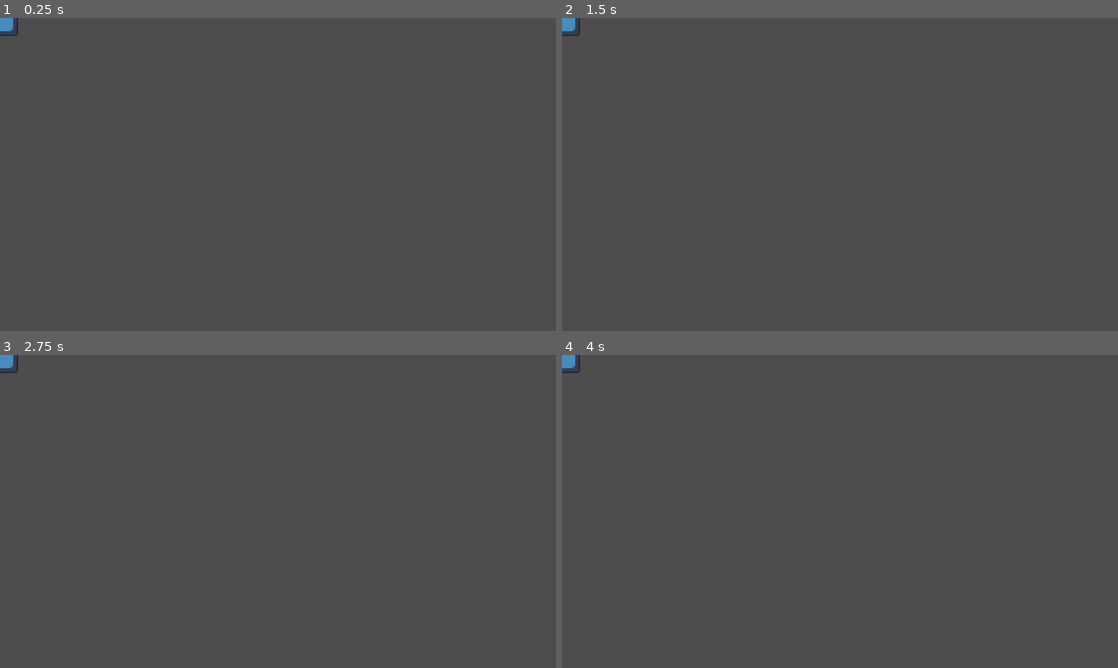
Above: before the commit, frames 1-4 (two rows, left to right).
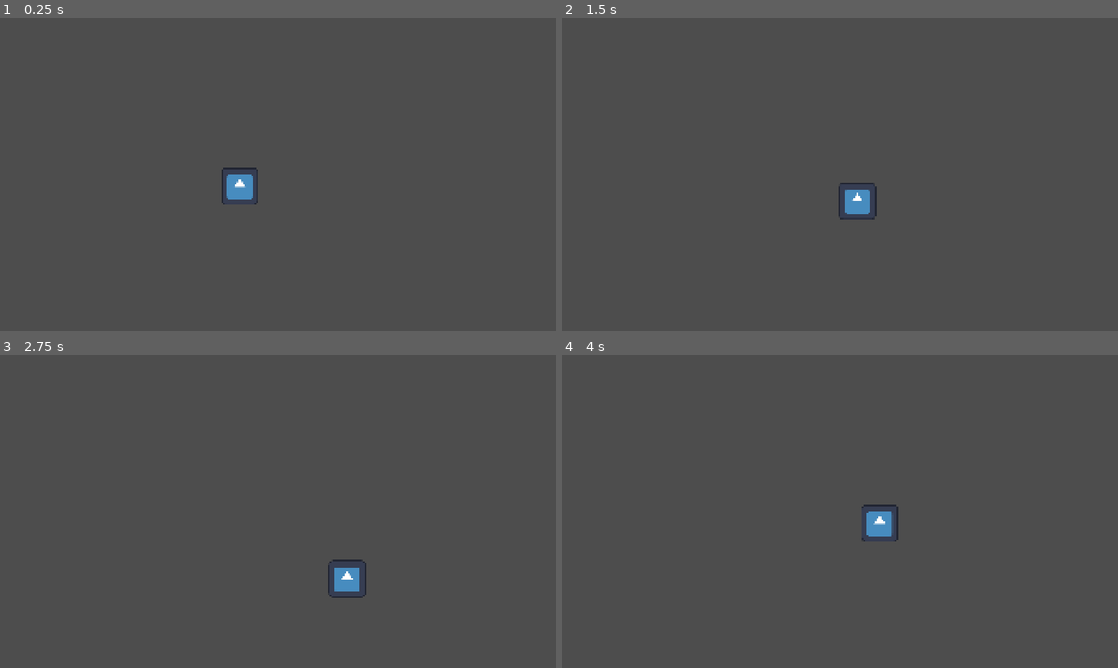
Above: after the commit, the same moments.

Repository: squarepear/ggj-26
Game: Godot game, scene res://world/world.tscn
The game is run twice, just before and just after one commit, with the same random seed, the same clock (stepped at 60 frames per second) and the same inputs. Before the commit the project starts from res://player/player.tscn. The engine's default icon, where the game draws it, is replaced by a stand-in: a white triangle on a blue panel in a dark square.
Inputs:
- Up to frame 1 (0.25 s): no input
- Up to frame 2 (1.5 s): tap Enter at 0.5 s; hold D (move_right, bound only after the commit) 0.53-1.28 s; hold S (move_down, bound only after the commit) from 1.28 s (still down)
- Up to frame 3 (2.75 s): release S (move_down, bound only after the commit) at 2.03 s; hold D (move_right, bound only after the commit) from 2.03 s (still down)
- Up to frame 4 (4 s): release D (move_right, bound only after the commit) at 2.78 s; hold W (move_up, bound only after the commit) 2.78-3.53 s; hold A (move_left, bound only after the commit) from 3.53 s (still down)

The runs differ from the first frame. In frame 1, 0.6% of the frame differs, in the area x 0-47%, y 0-60%; in frame 2, 0.6%, in the area x 0-57%, y 0-65%; in frame 3, 0.6%; in frame 4, 0.6%.

Commit message:
Add player movement

Diff:
--- /dev/null
+++ b/project/component/input_component.gd
@@ -0,0 +1,8 @@
+class_name InputComponent
+extends Node
+
+var dir: Vector2
+
+
+func apply_inputs() -> void:
+	dir = Input.get_vector("move_left", "move_right", "move_up", "move_down")
--- /dev/null
+++ b/project/component/movement_component.gd
@@ -0,0 +1,16 @@
+class_name MovementCompenent
+extends Node
+
+@export var _body: CharacterBody2D
+
+var _dir := Vector2.ZERO
+var _speed := 256.0
+
+
+func set_dir(new_dir: Vector2) -> void:
+	_dir = new_dir
+
+
+func update() -> void:
+	_body.velocity = _dir * _speed
+	_body.move_and_slide()
--- /dev/null
+++ b/project/player/player.gd
@@ -0,0 +1,10 @@
+extends CharacterBody2D
+
+@onready var _input_component: InputComponent = $InputComponent
+@onready var _movement_compenent: MovementCompenent = $MovementCompenent
+
+func _physics_process(_delta: float) -> void:
+	_input_component.apply_inputs()
+
+	_movement_compenent.set_dir(_input_component.dir)
+	_movement_compenent.update()
--- a/project/player/player.tscn
+++ b/project/player/player.tscn
@@ -1,15 +1,28 @@
 [gd_scene format=3 uid="uid://bplp01ylsndtr"]
 
 [ext_resource type="Texture2D" uid="uid://c25jdqg3rjnyy" path="res://icon.svg" id="1_oul6g"]
+[ext_resource type="Script" uid="uid://b3cw2fpnyxy3d" path="res://player/player.gd" id="1_yw30f"]
+[ext_resource type="Script" uid="uid://dfu1hk8ne0eau" path="res://component/movement_component.gd" id="2_rkbax"]
+[ext_resource type="Script" uid="uid://dhru0yrcpyree" path="res://component/input_component.gd" id="4_qjkh3"]
 
 [sub_resource type="CircleShape2D" id="CircleShape2D_kqu6x"]
 radius = 64.0
 
 [node name="Player" type="CharacterBody2D" unique_id=1847389676]
 motion_mode = 1
+script = ExtResource("1_yw30f")
 
 [node name="CollisionShape2D" type="CollisionShape2D" parent="." unique_id=1126802158]
 shape = SubResource("CircleShape2D_kqu6x")
 
 [node name="Sprite2D" type="Sprite2D" parent="." unique_id=352353292]
 texture = ExtResource("1_oul6g")
+
+[node name="MovementCompenent" type="Node" parent="." unique_id=1891422578 node_paths=PackedStringArray("_body")]
+script = ExtResource("2_rkbax")
+_body = NodePath("..")
+metadata/_custom_type_script = "uid://dfu1hk8ne0eau"
+
+[node name="InputComponent" type="Node" parent="." unique_id=335590015]
+script = ExtResource("4_qjkh3")
+metadata/_custom_type_script = "uid://dhru0yrcpyree"
--- a/project/project.godot
+++ b/project/project.godot
@@ -11,7 +11,7 @@
 [application]
 
 config/name="ggj-26"
-run/main_scene="uid://bplp01ylsndtr"
+run/main_scene="uid://dv6lho1oy2gt8"
 config/features=PackedStringArray("4.6", "GL Compatibility")
 config/icon="res://icon.svg"
 
@@ -20,6 +20,29 @@
 window/size/viewport_width=1920
 window/size/viewport_height=1080
 window/stretch/mode="canvas_items"
+
+[input]
+
+move_up={
+"deadzone": 0.2,
+"events": [Object(InputEventKey,"resource_local_to_scene":false,"resource_name":"","device":-1,"window_id":0,"alt_pressed":false,"shift_pressed":false,"ctrl_pressed":false,"meta_pressed":false,"pressed":false,"keycode":0,"physical_keycode":87,"key_label":0,"unicode":119,"location":0,"echo":false,"script":null)
+]
+}
+move_left={
+"deadzone": 0.2,
+"events": [Object(InputEventKey,"resource_local_to_scene":false,"resource_name":"","device":-1,"window_id":0,"alt_pressed":false,"shift_pressed":false,"ctrl_pressed":false,"meta_pressed":false,"pressed":false,"keycode":0,"physical_keycode":65,"key_label":0,"unicode":97,"location":0,"echo":false,"script":null)
+]
+}
+move_down={
+"deadzone": 0.2,
+"events": [Object(InputEventKey,"resource_local_to_scene":false,"resource_name":"","device":-1,"window_id":0,"alt_pressed":false,"shift_pressed":false,"ctrl_pressed":false,"meta_pressed":false,"pressed":false,"keycode":0,"physical_keycode":83,"key_label":0,"unicode":115,"location":0,"echo":false,"script":null)
+]
+}
+move_right={
+"deadzone": 0.2,
+"events": [Object(InputEventKey,"resource_local_to_scene":false,"resource_name":"","device":-1,"window_id":0,"alt_pressed":false,"shift_pressed":false,"ctrl_pressed":false,"meta_pressed":false,"pressed":false,"keycode":0,"physical_keycode":68,"key_label":0,"unicode":100,"location":0,"echo":false,"script":null)
+]
+}
 
 [physics]
 
--- /dev/null
+++ b/project/world/world.tscn
@@ -0,0 +1,8 @@
+[gd_scene format=3 uid="uid://dv6lho1oy2gt8"]
+
+[ext_resource type="PackedScene" uid="uid://bplp01ylsndtr" path="res://player/player.tscn" id="1_6xmxd"]
+
+[node name="World" type="Node2D" unique_id=1395226183]
+
+[node name="Player" parent="." unique_id=1847389676 instance=ExtResource("1_6xmxd")]
+position = Vector2(828, 581)
Not shown, added: project/component/input_component.gd.uid
Not shown, added: project/component/movement_component.gd.uid
Not shown, added: project/player/player.gd.uid
